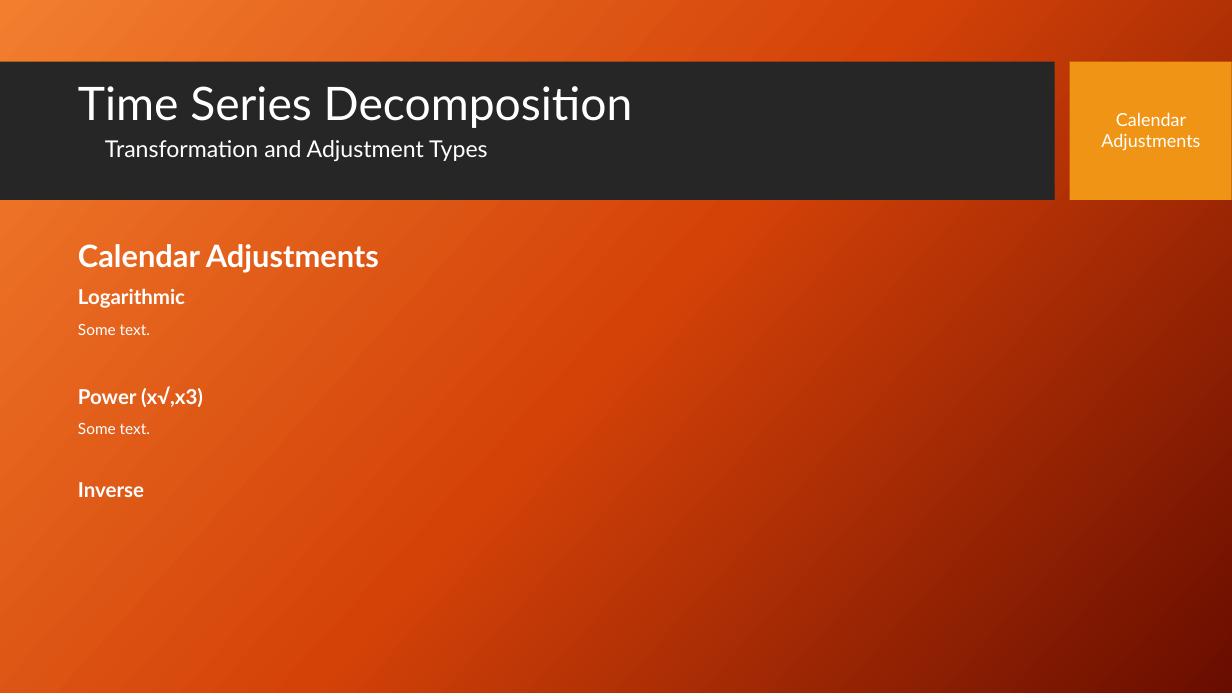
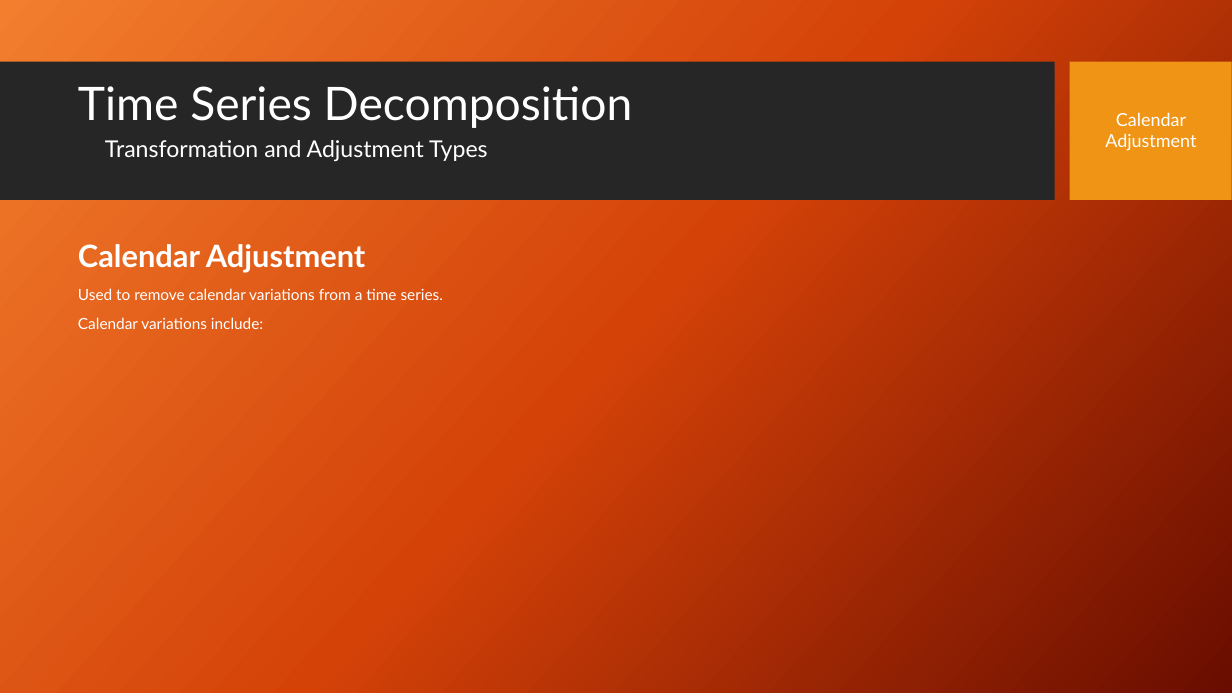
Before and after one commit to stephen-haslett/data-624, a slide deck: slide 8 of Data624TimeSeriesDecompPresentation.pptx (slide 6 before the commit). Drawn at 1232x693 pixels with LibreOffice and Linux fonts; fonts in the diff are those of the drawing; background and template pictures are left out. Boxes give left, top, right and bottom in pixels: in the first picture for what was removed or moved away, otherwise in the second. Text is boxed around its words. In the diff, an @@ line names an element or a change of style, - is before the commit and + after.

```diff
--- a/Data624TimeSeriesDecompPresentation.pptx
+++ b/Data624TimeSeriesDecompPresentation.pptx
@@ text at <box>1105,133,1196,151</box>: text changed @@
-Adjustments
+Adjustment
@@ text at <box>78,244,443,329</box>: text changed; size 16 to 12 pt; bold off @@
-Calendar Adjustments
-Logarithmic
-Some text.
-Power (x√,x3)
-Some text.
-Inverse
+Calendar Adjustment
+Used to remove calendar variations from a time series.
+Calendar variations include:
```
Also in this commit, not shown: 2 other slides changed, 3 slides added, 1 slide removed.
